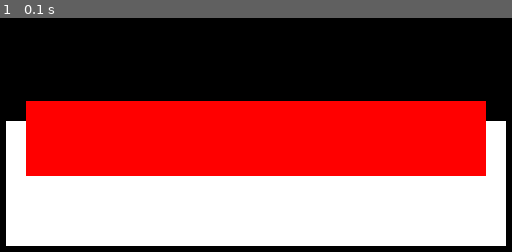
Above: before the commit, frame 1.
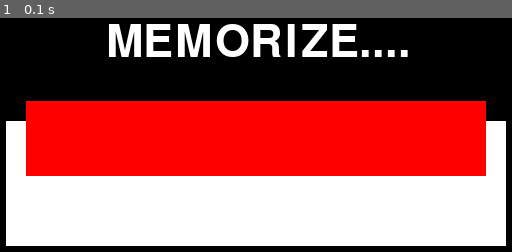
Above: after the commit, the same moment.

Repository: anacampps/pygamedupla
Game: pygame game, started from Memória e Sequência de Números/jogo.py
Same seed, same stepped clock (60 frames per second), same inputs: the game is played once before the commit and once after it.
Inputs:
- Up to frame 1 (0.1 s): no input

The runs differ from the first frame. In frame 1, 4.1% of the frame differs, in the area x 21-80%, y 2-17%.

Commit message:
memorize aparece na tela

Diff:
--- a/Memória e Sequência de Números/jogo.py
+++ b/Memória e Sequência de Números/jogo.py
@@ -1,17 +1,21 @@
 import pygame
 
 
+def inicializa():
+    assets = {}
 
+    font = pygame.font.get_default_font()
+    font = pygame.font.Font(font, 45)
 
+    assets['font'] = font                        #*
 
-def inicializa():
     window = pygame.display.set_mode((700, 500))
     pygame.display.set_caption('Jogo da Memória')
 
     window.fill((0, 0, 0))
 
 
-    return window
+    return window, assets  ##
 
 
 def recebe_eventos():
@@ -26,29 +30,32 @@
     return game
 
 
-def desenha(window):
+def desenha(window, assets):
+
     window.fill((0, 0 , 0))
 
-    pygame.draw.rect(window, (255, 255, 255), (100, 250, 500, 125))
+    memorize = assets['font'].render(str('MEMORIZE....'), True, (255, 255, 255))
+    window.blit(memorize, (200, 150))
 
+    caixa_branca = pygame.draw.rect(window, (255, 255, 255), (100, 250, 500, 125))
 
-    pygame.draw.rect(window,(255, 0, 0), (120, 230, 460, 75))
+    caixa_vermelha = pygame.draw.rect(window,(255, 0, 0), (120, 230, 460, 75))
 
     # pygame.draw.rect(window, (255, 255, 255), (10, 10, 10, 10))
 
     pygame.display.update()
 
-def game_loop(window):     ## equivalente ao while GAME
+def game_loop(window, assets):   ##  ## equivalente ao while GAME
 
 # : receber assets como argumento e repassar para desenha
     while recebe_eventos():
-        desenha(window)  #adcionar assets depois
+        desenha(window, assets)  ##         #adcionar assets depois
 
 if __name__ == '__main__':
     pygame.init()
         ##-- : receber assets aqui e repassar para game_loop
-    window = inicializa()
+    window, assets = inicializa() ##
 
     # window.fill((0, 0, 0))
 
-    game_loop(window)  #window=, assets
+    game_loop(window,assets)  ##
